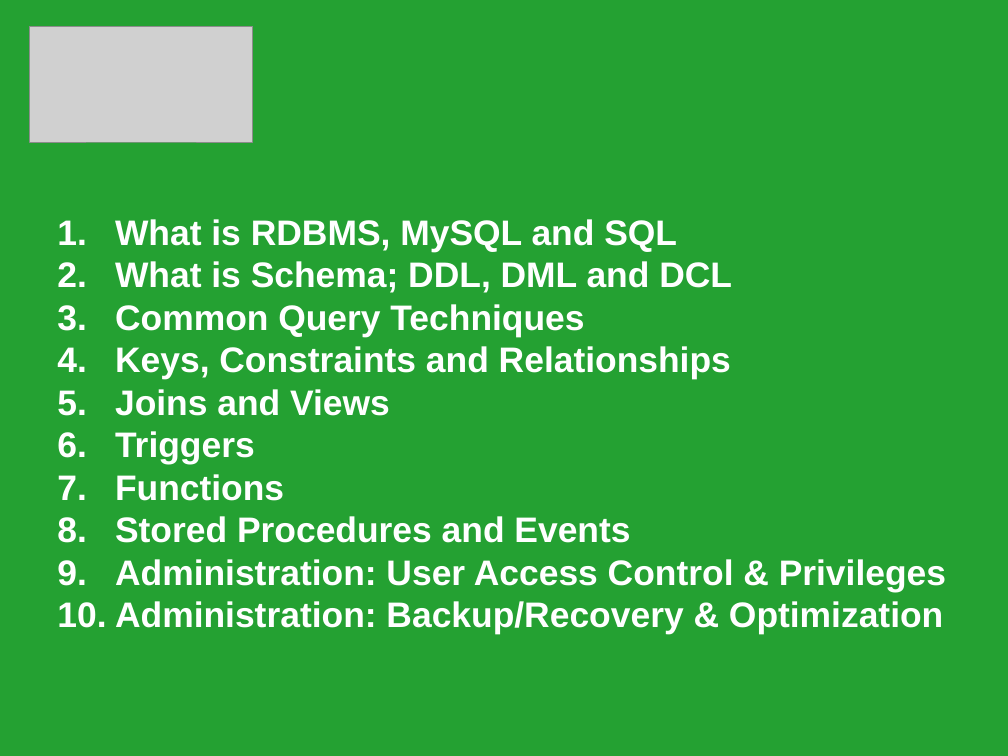
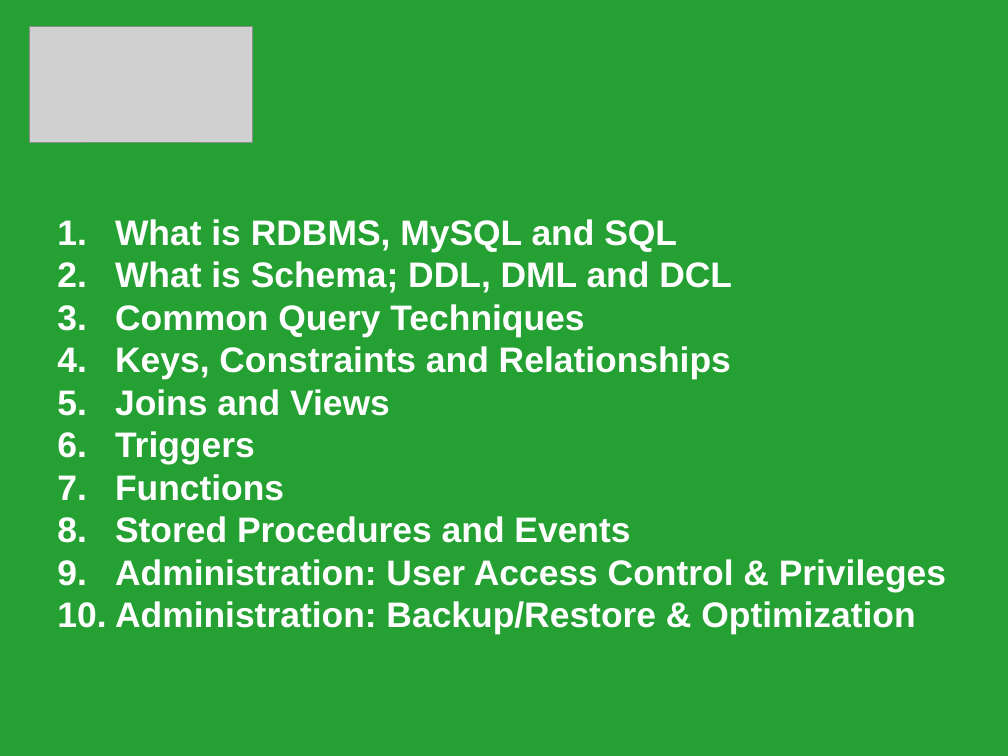
Before and after one commit to srinivasnangunuri/GitRep, a slide deck: slide 5 of MySQL/MySQL_Workshop.pptx. Drawn at 1008x756 pixels with LibreOffice and Linux fonts; fonts in the diff are those of the drawing; grey boxes stand for pictures. Boxes give left, top, right and bottom in pixels: in the first picture for what was removed or moved away, otherwise in the second. Text is boxed around its words. In the diff, an @@ line names an element or a change of style, - is before the commit and + after.

```diff
--- a/MySQL/MySQL_Workshop.pptx
+++ b/MySQL/MySQL_Workshop.pptx
@@ text at (115,601,915,635): text changed @@
-10. Administration: Backup/Recovery & Optimization
+10. Administration: Backup/Restore & Optimization
```
Also in this commit, not shown: 1 other slide changed, 1 other file.
